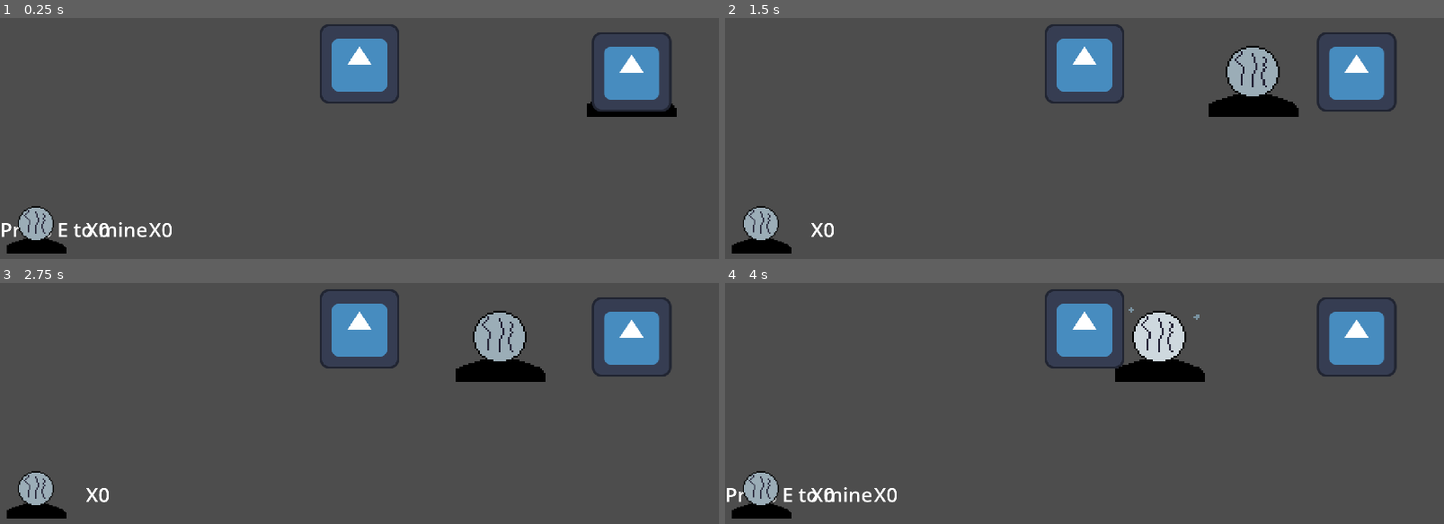
Above: before the commit, frames 1-4 (two rows, left to right).
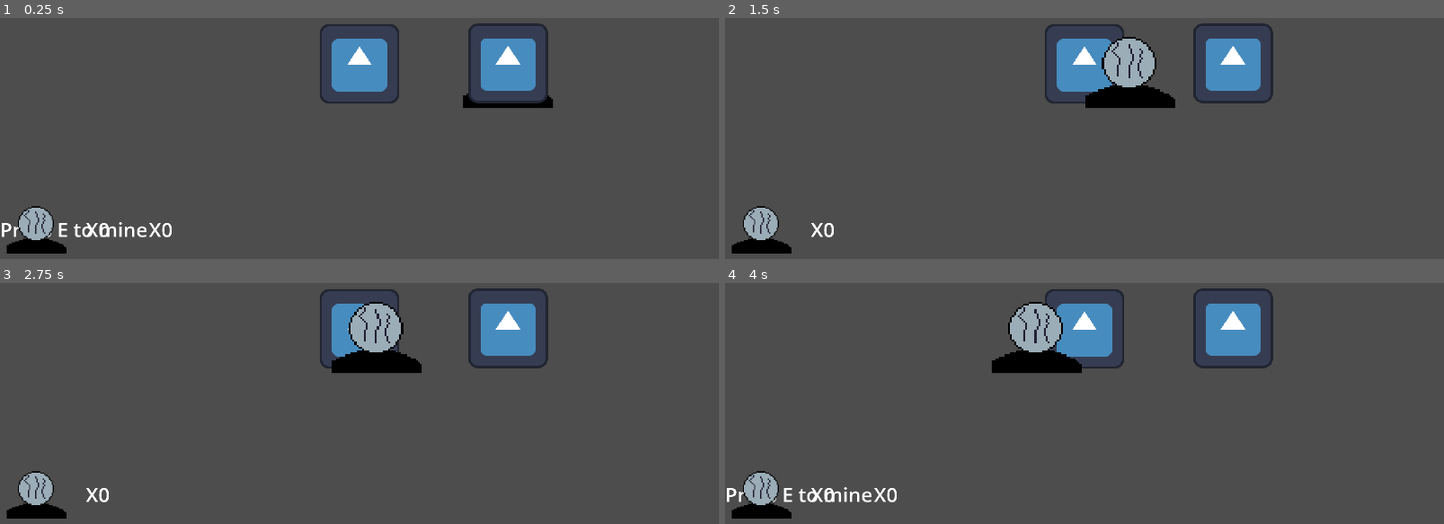
Above: after the commit, the same moments.

Repository: Jrees98/Pirate_Jam_15
Game: Godot game, scene res://Scenes/main.tscn
Same seed, same stepped clock (60 frames per second), same inputs: the game is played once before the commit and once after it. The project has no main scene, so this scene is started directly. The engine's default icon, where the game draws it, is replaced by a stand-in: a white triangle on a blue panel in a dark square.
Inputs:
- Up to frame 1 (0.25 s): no input
- Up to frame 2 (1.5 s): tap E (interact) at 0.5, 1.35 s; hold D (move_right) 0.53-1.28 s; hold E (interact) 0.53-1.28 s; hold A (move_left) from 1.28 s (still down)
- Up to frame 3 (2.75 s): tap E (interact) at 2 s; release A (move_left) at 2.03 s; hold D (move_right) from 2.03 s (still down); hold E (interact) from 2.03 s (still down)
- Up to frame 4 (4 s): release E (interact) at 2.78 s; tap E (interact) at 2.85, 3.5 s; release D (move_right) at 3.53 s; hold A (move_left) from 3.53 s (still down); hold E (interact) from 3.53 s (still down)

The runs differ from the first frame. In frame 1, 4.8% of the frame differs, in the area x 64-95%, y 2-42%; in frame 2, 7.7%; in frame 3, 7.5%; in frame 4, 8.6%, in the area x 37-94%, y 2-42%.

Commit message:
about to delete and move to main

Diff:
--- a/Global.gd
+++ b/Global.gd
@@ -1,5 +1,6 @@
 extends Node
 var total_coal : int
+var global_player_position : Vector2
 
 # Called when the node enters the scene tree for the first time.
 func _ready():
--- a/Scenes/main.tscn
+++ b/Scenes/main.tscn
@@ -10,4 +10,4 @@
 [node name="Player" parent="." instance=ExtResource("2_sw14p")]
 
 [node name="MiningNode" parent="." instance=ExtResource("4_c3t3l")]
-position = Vector2(436, 13)
+position = Vector2(238, -1)
--- a/Scripts/player.gd
+++ b/Scripts/player.gd
@@ -4,6 +4,9 @@
 
 func _ready():
 	$RockNodeUI/HBoxContainer/CoalQuantity.text = "X" + str(Global.total_coal)
+	var global_position = $".".global_position
+	Global.global_player_position = global_position
+	print(Global.global_player_position)
 
 func _physics_process(delta):
 	var direction = Input.get_axis("move_left","move_right")
